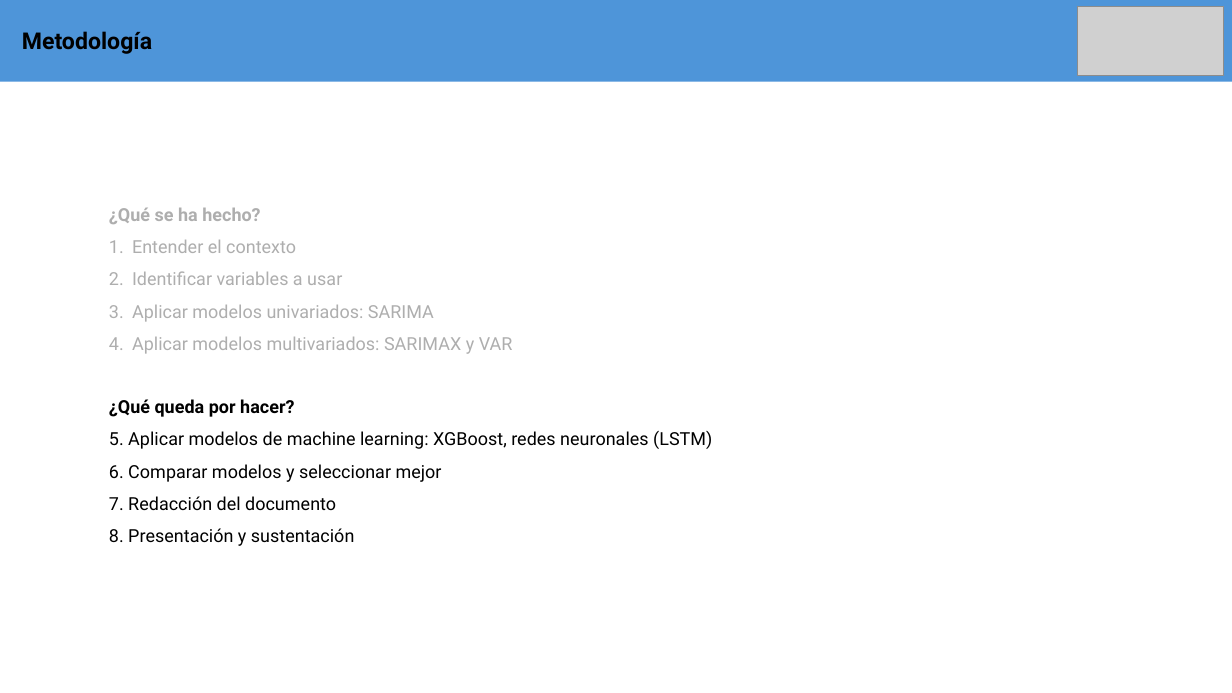
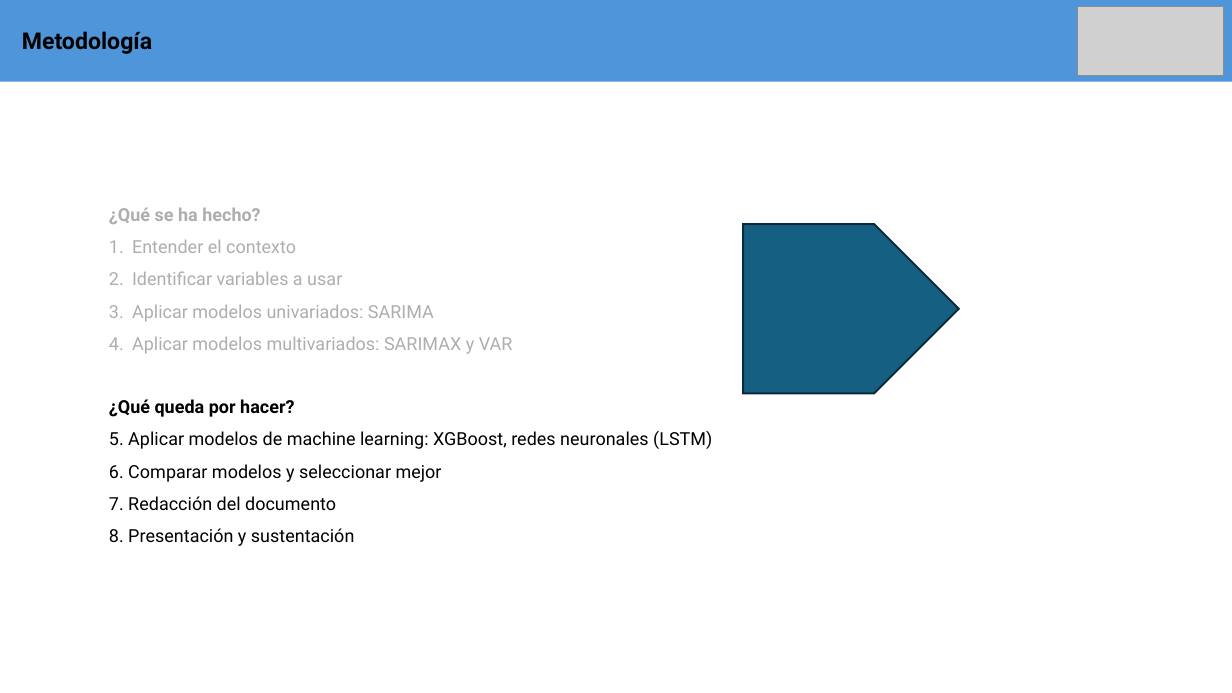
Before and after one commit to pedr0jos3/Mi-tesis, a slide deck: slide 12 of PresentacionAvances.pptx (slide 10 before the commit). Drawn at 1232x693 pixels with LibreOffice and Linux fonts; fonts in the diff are those of the drawing; grey boxes stand for pictures. Boxes give left, top, right and bottom in pixels: in the first picture for what was removed or moved away, otherwise in the second. Text is boxed around its words. In the diff, an @@ line names an element or a change of style, - is before the commit and + after.

```diff
--- a/PresentacionAvances.pptx
+++ b/PresentacionAvances.pptx
@@ pentagon arrow added at (743, 225, 958, 394), fill #156082, outline #092A39 1.5 pt @@
```
Also in this commit, not shown: 2 other slides changed, 2 slides added, 9 other files.
